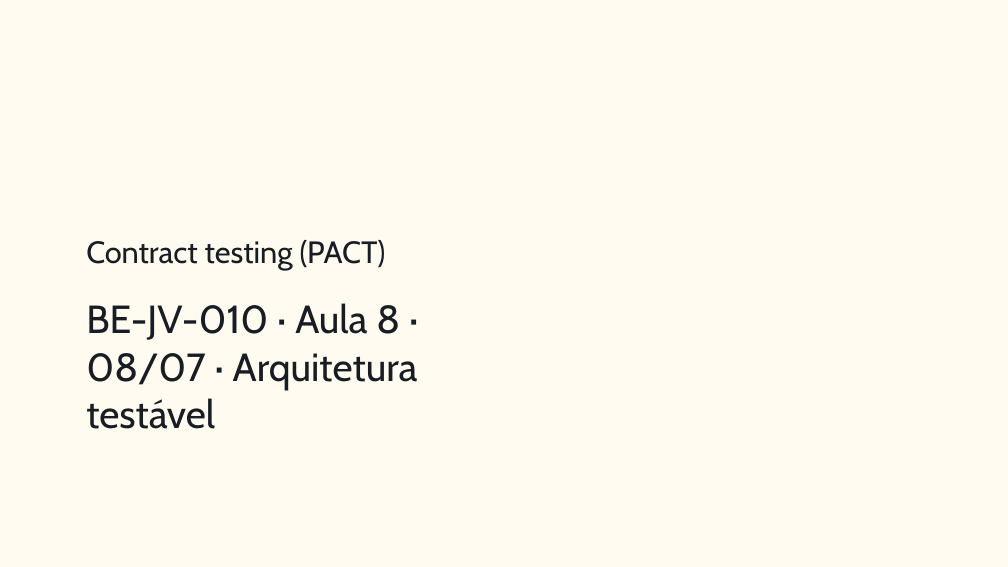
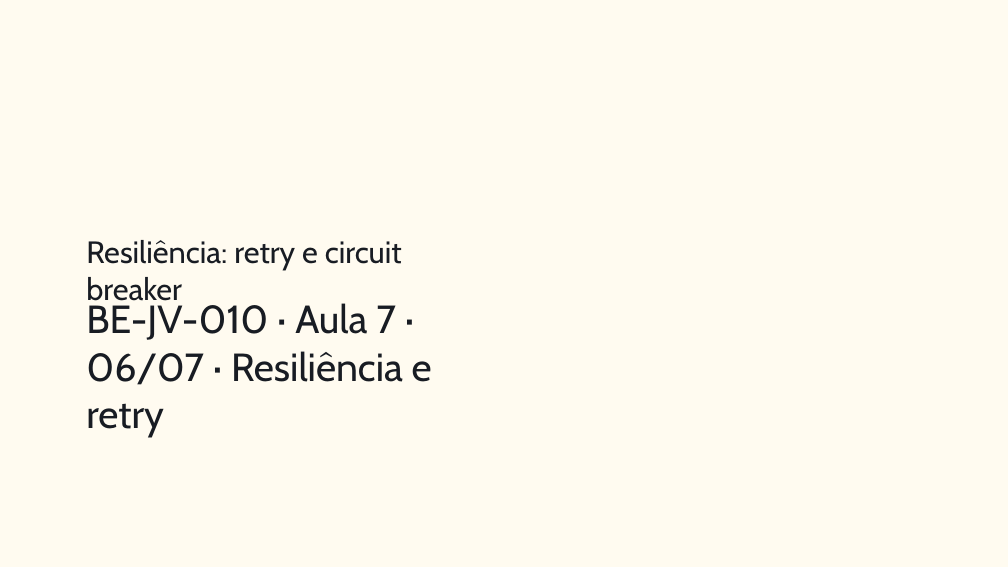
Before and after one commit to jessehaniel85/1705-be-jv-010, a slide deck: slide 1 of plano-de-aulas/aula-08-slides.pptx. Drawn at 1008x567 pixels with LibreOffice and Linux fonts; fonts in the diff are those of the drawing; background and template pictures are left out. Boxes give left, top, right and bottom in pixels: in the first picture for what was removed or moved away, otherwise in the second. Text is boxed around its words. In the diff, an @@ line names an element or a change of style, - is before the commit and + after.

```diff
--- a/plano-de-aulas/aula-08-slides.pptx
+++ b/plano-de-aulas/aula-08-slides.pptx
@@ title at <box>86,240,402,306</box>: text changed @@
-Contract testing (PACT)
+Resiliência: retry e circuit breaker
@@ title at <box>86,300,432,437</box>: text changed @@
-BE-JV-010 · Aula 8 · 08/07 · Arquitetura testável
+BE-JV-010 · Aula 7 · 06/07 · Resiliência e retry
```
Also in this commit, not shown: 4 other slides changed, 2 slides added, 2 slides removed, 15 other files.
